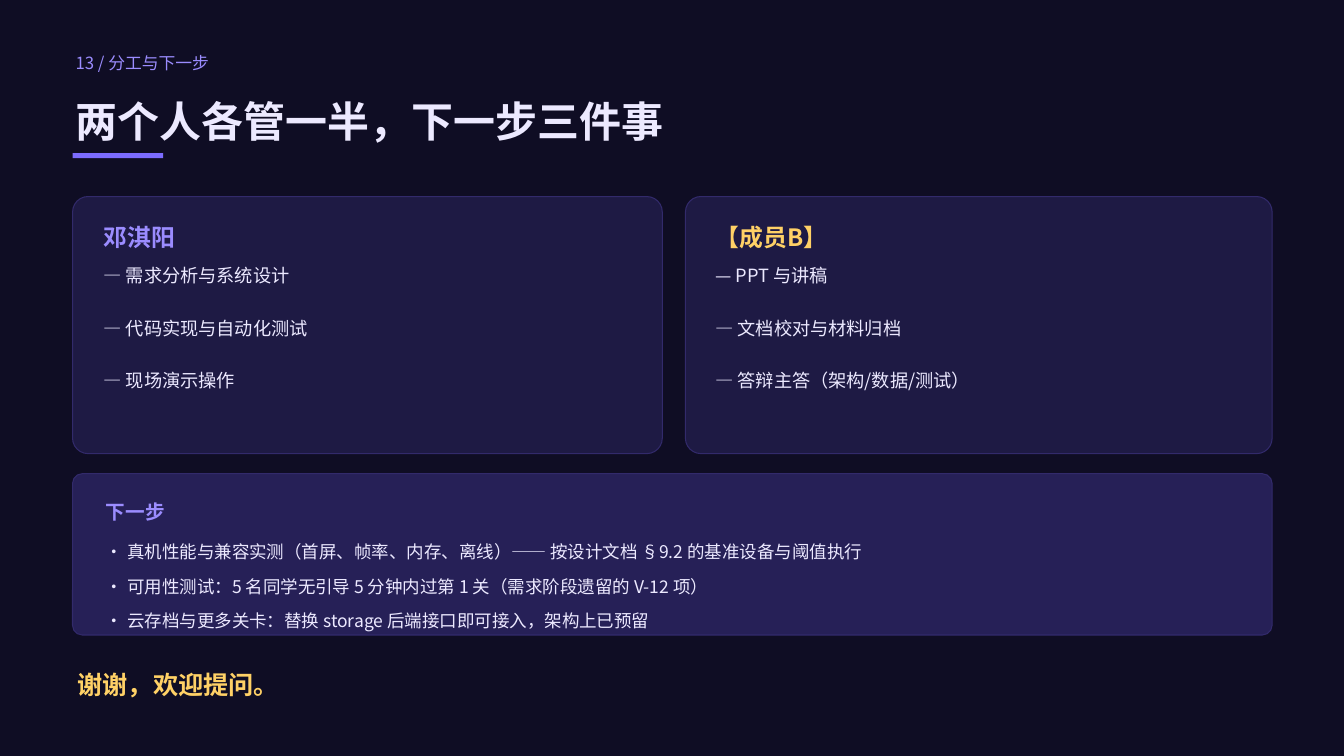
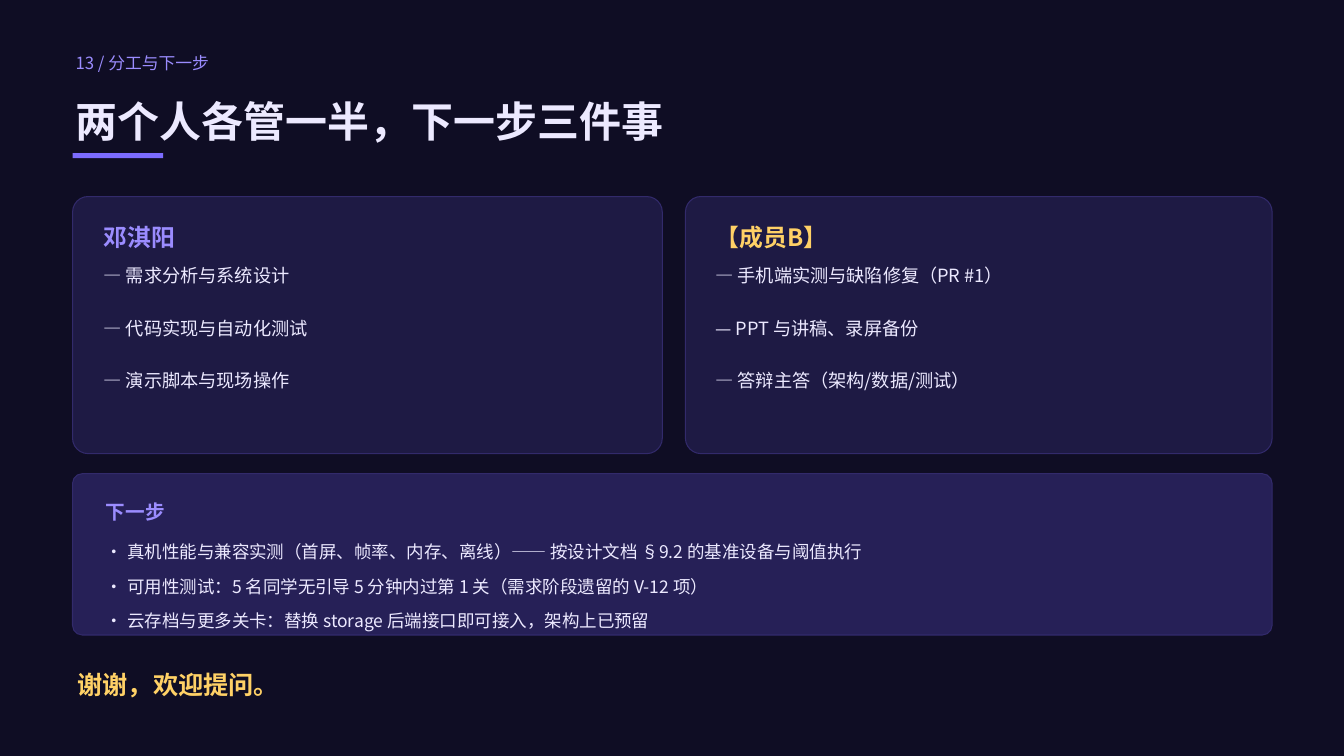
Before and after one commit to bottledkzk/software-engineering-lab, a slide deck: slide 14 of 选题一_益智消除网页游戏/演示材料/02_演示PPT.pptx. Drawn at 1344x756 pixels with LibreOffice and Linux fonts; fonts in the diff are those of the drawing. Boxes give left, top, right and bottom in pixels: in the first picture for what was removed or moved away, otherwise in the second. Text is boxed around its words. In the diff, an @@ line names an element or a change of style, - is before the commit and + after.

Commit message:
docs: 记录 PR #1 的协作与缺陷修复（README 问题表 + 分工说明 + 演示材料）
- game/README.md：问题表新增第 6 行——交换后无法操作/得分为 undefined 的三处运行期缺陷（对象误当数组、HUD 字段名、动画 Promise 不 resolve），标注由组员实测发现、PR #1 修复
- 演示材料/03_分工与贡献.md：新增"手机端实测与缺陷修复"分工行（组员主导、维护者复核合并）；答辩分工补"协作流程"一项；协作留痕补 PR #1 与合并提交 8da9bed
- 演示材料/01_演示脚本.md：7:30–8:00 环节改为两人合讲（组员讲 PR 修复故事）；旁白稿与 Q9 同步
- 演示材料/02_演示PPT：工程实践页改为"变更留痕与审查"、分工页按实际贡献更新；重新导出 PDF

```diff
--- a/选题一_益智消除网页游戏/演示材料/02_演示PPT.pptx
+++ b/选题一_益智消除网页游戏/演示材料/02_演示PPT.pptx
@@ text at (738,266,1003,284): text changed @@
-— PPT 与讲稿
+— 手机端实测与缺陷修复（PR #1）
@@ text at (736,319,918,337): text changed @@
-— 文档校对与材料归档
+— PPT 与讲稿、录屏备份
@@ text at (126,371,289,389): text changed @@
-— 现场演示操作
+— 演示脚本与现场操作
```
Also in this commit, not shown: 1 other slide changed, 5 other files.
